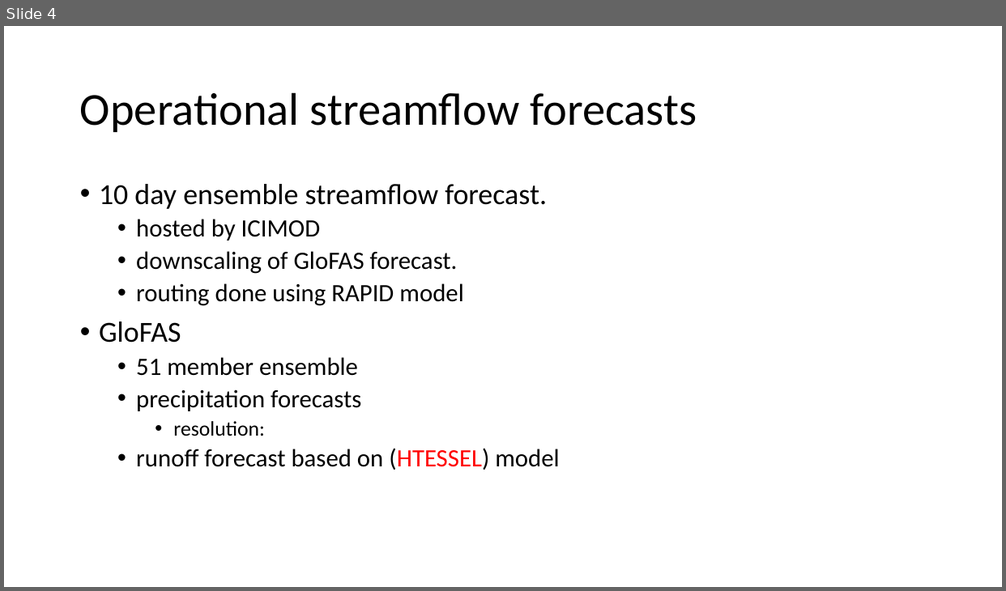
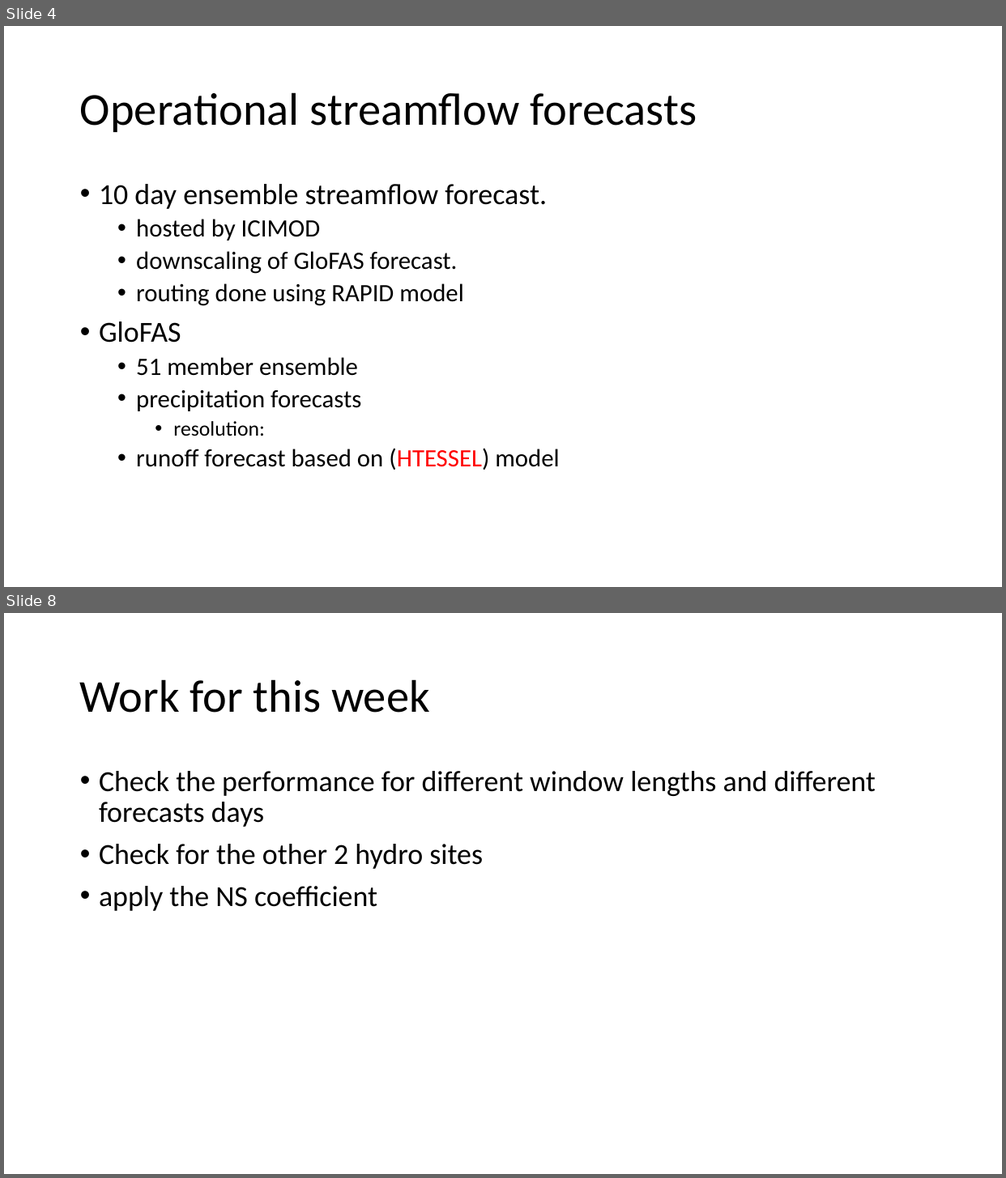
Before and after one commit to abhinabkadel/Thesis, a slide deck: Presentations/Thesis progress.pptx. Shown one above the other, each under a label of ours: slide 4 before the commit, slides 4 and 8 after it; the slides between them are not shown. The pictures are 1006x591 and 1006x1178 pixels, drawn with LibreOffice and Linux fonts; fonts in the diff are those of the drawing. Boxes give left, top, right and bottom in pixels: in the first picture for what was removed or moved away, otherwise in the second. Text is boxed around its words. In the diff, an @@ line names an element or a change of style, - is before the commit and + after.

```diff
--- a/Presentations/Thesis progress.pptx
+++ b/Presentations/Thesis progress.pptx
@@ slide 8 added at [4,613,1002,1174], background #FFFFFF @@
@@ title added at [80,679,430,713], 44 pt, text #000000 @@
+Work for this week
@@ text added at [99,771,876,911], 28 pt, text #000000 @@
+• Check the performance for different window lengths and different forecasts days
+• Check for the other 2 hydro sites
+• apply the NS coefficient
```
Also in this commit, not shown: 12 other slides added, 1 slide removed.
